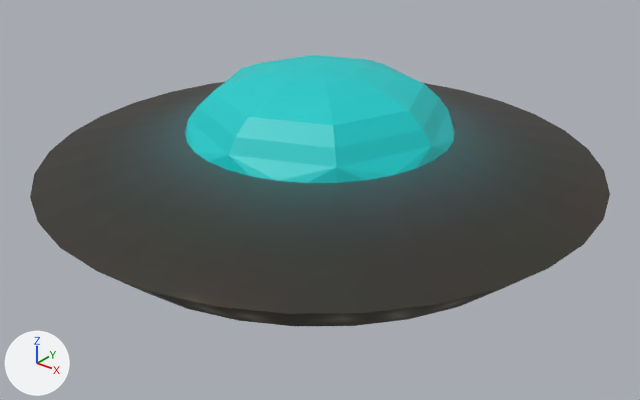
One commit to the glTF model resources/model/soucoupe/soucoupe.gltf: the scene before it, then after it.
Rendered twice from a 50 mm lens placed at (8.55, -10.69, 5.8), pointed at (0.19, -0.24, -0.67). The axes (+X, +Y, +Z) are drawn at lower left. The lights are the same throughout. Vertices at the same position are counted once.
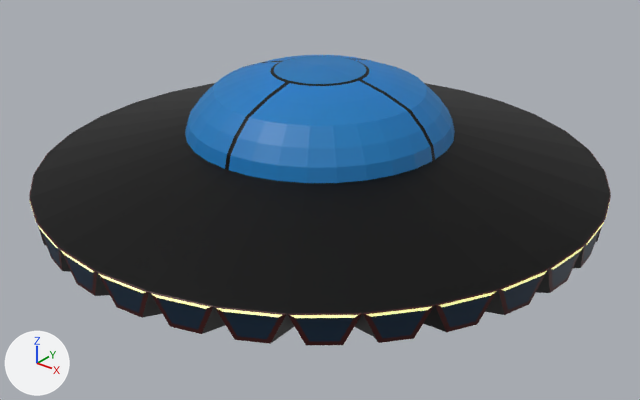
Changed parts and their boxes [x1, y1, x2, y2] in the pictures (640 x 400 px):
'Circle', surface changed, reshaped (grey to black, 7% taller)
    before: [30, 55, 610, 326]
    after: [29, 55, 611, 346]
part 1 of me_circle, added
    after: [29, 132, 611, 346]
part 2 of me_circle, built on
    before: [185, 55, 455, 155]
    after: [185, 55, 455, 183]
part 3 of me_circle, surface changed
    both: [98, 83, 584, 314]

Diff of the bpy script that builds the scene:
```diff
--- a/resources/model/soucoupe/soucoupe.gltf.py
+++ b/resources/model/soucoupe/soucoupe.gltf.py
@@ img_obsrevatoire_color @@
+img_obsrevatoire_color = load_image('obsrevatoire_color', 'texture/obsrevatoire_color.jpg', 16, 16, 'sRGB')
@@ img_paroies_color @@
+img_paroies_color = load_image('paroies_color', 'texture/paroies_color.jpg', 16, 16, 'sRGB')
@@ img_encadrement_color @@
+img_encadrement_color = load_image('encadrement_color', 'texture/encadrement_color.jpg', 16, 16, 'sRGB')
@@ img_metal_color @@
+img_metal_color = load_image('metal_color', 'texture/metal_color.jpg', 16, 16, 'sRGB')
@@ img_verriere_color @@
+img_verriere_color = load_image('verriere_color', 'texture/verriere_color.jpg', 16, 16, 'sRGB')
@@ mat_verriere @@
 mat_verriere = principled_material('verriere')
-mat_verriere.texture = img_verriere_base_color
+mat_verriere.texture = img_verriere_color
@@ mat_metal @@
 mat_metal = principled_material('metal')
-mat_metal.texture = img_structure
+mat_metal.texture = img_metal_color
+mat_metal.metallic = 1.0
@@ mat_obsrevatoire @@
+mat_obsrevatoire = principled_material('obsrevatoire')
+mat_obsrevatoire.texture = img_obsrevatoire_color
@@ mat_lumiere @@
+mat_lumiere = principled_material('lumiere')
+mat_lumiere.base_color = (1.0, 1.0, 1.0)  # white #ffffff
+mat_lumiere.metallic = 1.0
+mat_lumiere.roughness = 1.0
+mat_lumiere.emission_color = (0.6, 0.556, 0.014)  # yellow #cbc51f
+mat_lumiere.emission_strength = 1.0
@@ mat_paroies @@
+mat_paroies = principled_material('paroies')
+mat_paroies.texture = img_paroies_color
@@ mat_encadrement @@
+mat_encadrement = principled_material('encadrement')
+mat_encadrement.texture = img_encadrement_color
@@ me_circle @@
 # used by ob_circle; location = (0.0, 0.0, 0.0)
-me_circle.from_pydata(...)  # 170 vertices, 336 faces; spans x -4.66..4.66, y -4.66..4.66, z -1.65..1.57
+me_circle.from_pydata(...)  # 742 vertices, 1472 faces; spans x -4.68..4.68, y -4.68..4.68, z -1.65..1.57
+# me_circle part 1: 384 vertices added at x -4.68..4.68, y -4.68..4.68, z -0.76..-0.11
+# me_circle part 2: 12 vertices removed from x -1.97..1.97, y -1.51..1.51, z 0.72..1.5; 200 vertices added at x -2.2..2.2, y -2.2..2.2, z 0.51..1.5
+# me_circle part 3: 102 kept faces spanning x -4.66..4.66, y -4.66..4.66, z -1.65..0.72 get new texture (UV) coordinates
 me_circle.materials.append(mat_verriere)
 me_circle.materials.append(mat_metal)
+me_circle.materials.append(mat_lumiere)  # white #ffffff
+me_circle.materials.append(mat_obsrevatoire)  # picture img_obsrevatoire_color
+me_circle.materials.append(mat_encadrement)  # picture img_encadrement_color
+me_circle.materials.append(mat_paroies)  # picture img_paroies_color
```
